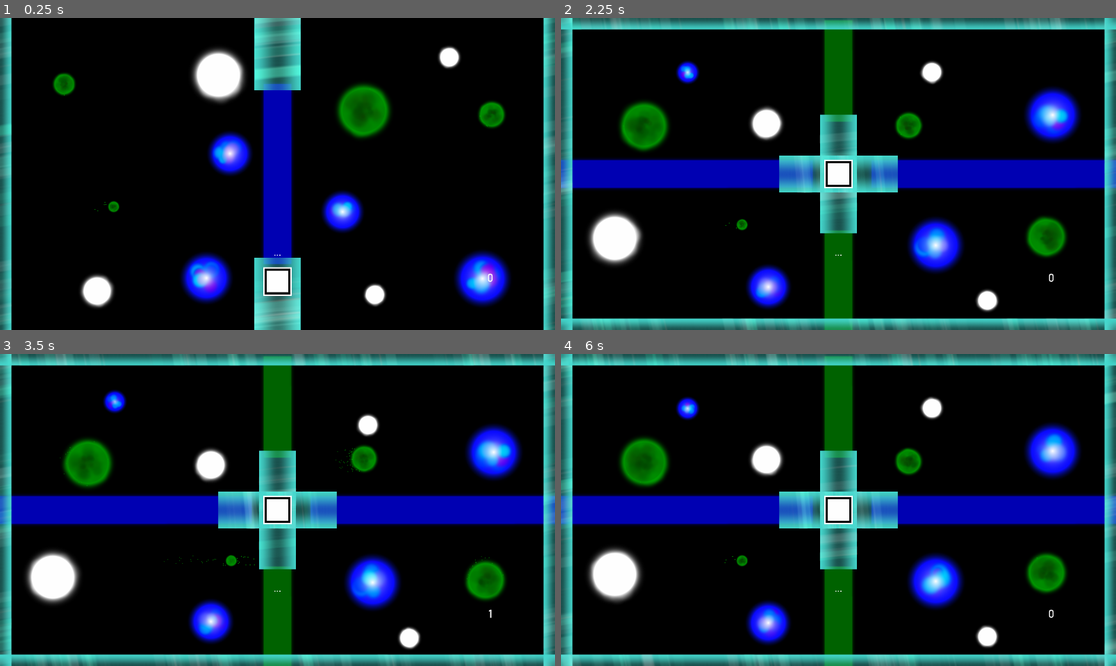
Above: before the commit, frames 1-4 (two rows, left to right).
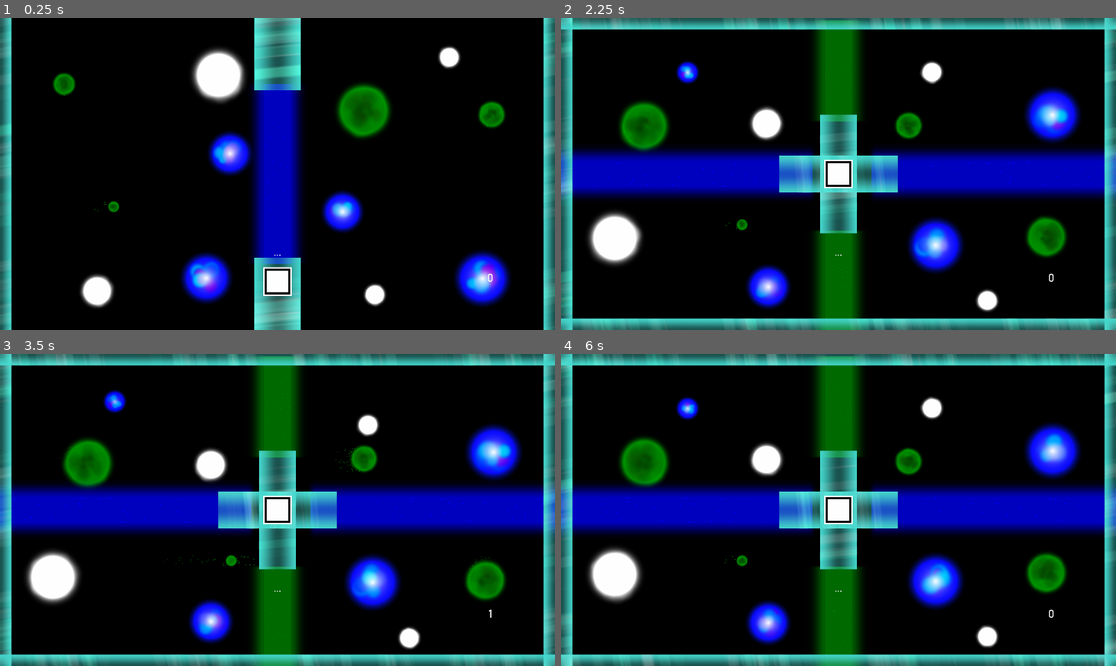
Above: after the commit, the same moments.

Repository: Dark-Gran/Spirit-Circles
Game: Godot game, scene res://src/Main.tscn
Same seed, same stepped clock (60 frames per second), same inputs: the game is played once before the commit and once after it.
Inputs (mouse positions are in pixels of both pictures, inside the frame that each line leads up to):
- Up to frame 1 (0.25 s): no input
- Up to frame 2 (2.25 s): move the mouse to (960, 158) at 0.52 s; hold Right (ui_right) 0.53-1.28 s; tap Space (ui_accept) at 0.77, 1.52 s; move the mouse to (727, 189) at 1.27 s; hold Left (ui_left) 1.28-2.03 s; move the mouse to (894, 105) at 2.02 s; hold Right (ui_right) from 2.03 s (still down)
- Up to frame 3 (3.5 s): keep holding Right (ui_right); move the mouse to (249, 572) at 2.77 s; tap Space (ui_accept) at 3.02 s
- Up to frame 4 (6 s): move the mouse to (1005, 556) at 3.52 s; release Right (ui_right) at 3.53 s; hold Left (ui_left) 3.53-5.78 s; tap Space (ui_accept) at 3.77, 4.52 s; move the mouse to (672, 463) at 4.27 s; move the mouse to (866, 510) at 5.02 s; move the mouse to (755, 432) at 5.77 s; hold Right (ui_right) from 5.78 s (still down)

The runs differ from the first frame. In frame 1, 2.4% of the frame differs, in the area x 45-55%, y 20-80%; in frame 2, 8.5%; in frame 3, 8.5%; in frame 4, 8.5%, in the area x 0-100%, y 0-100%.

Commit message:
beam update (separate glow + particles)

Diff:
--- a/src/world/obstacles/Beam.gd
+++ b/src/world/obstacles/Beam.gd
@@ -17,8 +17,11 @@
 	._ready()
 
 func refresh():
+	$MeshInstance2D.modulate = Circle.ct_dict.get(color_type).get("color")
 	$Sprite.modulate = Circle.ct_dict.get(color_type).get("color")
-	$Sprite.modulate.a = 0.7*$Sprite.modulate.a
+	$Particles2D.modulate = Circle.ct_dict.get(color_type).get("color")
+	$Particles2D2.modulate = Circle.ct_dict.get(color_type).get("color")
+	$MeshInstance2D.modulate.a = 0.5
 
 func _physics_process(delta):
 	# Check state
--- a/src/world/obstacles/Beam.tscn
+++ b/src/world/obstacles/Beam.tscn
@@ -1,7 +1,52 @@
-[gd_scene load_steps=4 format=2]
+[gd_scene load_steps=10 format=2]
 
 [ext_resource path="res://src/world/obstacles/Beam.gd" type="Script" id=1]
-[ext_resource path="res://assets/beam.png" type="Texture" id=2]
+[ext_resource path="res://assets/beam_glow.png" type="Texture" id=2]
+[ext_resource path="res://assets/little_white_64.png" type="Texture" id=3]
+
+[sub_resource type="CubeMesh" id=1]
+size = Vector3( 100, 100, 2 )
+
+[sub_resource type="Gradient" id=4]
+offsets = PoolRealArray( 0, 0.372093, 0.604651, 1 )
+colors = PoolColorArray( 1, 1, 1, 0, 1, 1, 1, 1, 1, 1, 1, 1, 1, 1, 1, 0 )
+
+[sub_resource type="GradientTexture" id=5]
+gradient = SubResource( 4 )
+
+[sub_resource type="ParticlesMaterial" id=3]
+emission_shape = 2
+emission_box_extents = Vector3( 27, 0, 1 )
+flag_disable_z = true
+direction = Vector3( 0, 1, 0 )
+spread = 0.0
+gravity = Vector3( 0, 0, 0 )
+initial_velocity = 130.0
+initial_velocity_random = 0.25
+orbit_velocity = 0.0
+orbit_velocity_random = 0.0
+linear_accel_random = 1.0
+damping = 10.0
+damping_random = 0.5
+scale = 0.1
+color_ramp = SubResource( 5 )
+
+[sub_resource type="ParticlesMaterial" id=6]
+emission_shape = 2
+emission_box_extents = Vector3( 27, 0, 1 )
+flag_disable_z = true
+direction = Vector3( 0, -1, 0 )
+spread = 0.0
+gravity = Vector3( 0, 0, 0 )
+initial_velocity = 130.0
+initial_velocity_random = 0.25
+orbit_velocity = 0.0
+orbit_velocity_random = 0.0
+linear_accel_random = 1.0
+damping = 10.0
+damping_random = 0.5
+scale = 0.1
+color_ramp = SubResource( 5 )
 
 [sub_resource type="RectangleShape2D" id=2]
 
@@ -12,8 +57,34 @@
 collision_mask = 0
 script = ExtResource( 1 )
 
+[node name="MeshInstance2D" type="MeshInstance2D" parent="."]
+scale = Vector2( 0.6, 5 )
+mesh = SubResource( 1 )
+
 [node name="Sprite" type="Sprite" parent="."]
+position = Vector2( -0.995362, -0.622063 )
+scale = Vector2( 0.737219, 0.959643 )
 texture = ExtResource( 2 )
+
+[node name="Particles2D" type="Particles2D" parent="."]
+position = Vector2( -5.96046e-08, -250 )
+amount = 16
+lifetime = 5.0
+preprocess = 6.0
+speed_scale = 2.0
+randomness = 1.0
+process_material = SubResource( 3 )
+texture = ExtResource( 3 )
+
+[node name="Particles2D2" type="Particles2D" parent="."]
+position = Vector2( -5.96046e-08, 248 )
+amount = 16
+lifetime = 5.0
+preprocess = 6.0
+speed_scale = 2.0
+randomness = 1.0
+process_material = SubResource( 6 )
+texture = ExtResource( 3 )
 
 [node name="CollisionShape2D" type="CollisionShape2D" parent="."]
 visible = false
Binary file removed: assets/beam.png
Binary file added: assets/beam_glow.png
